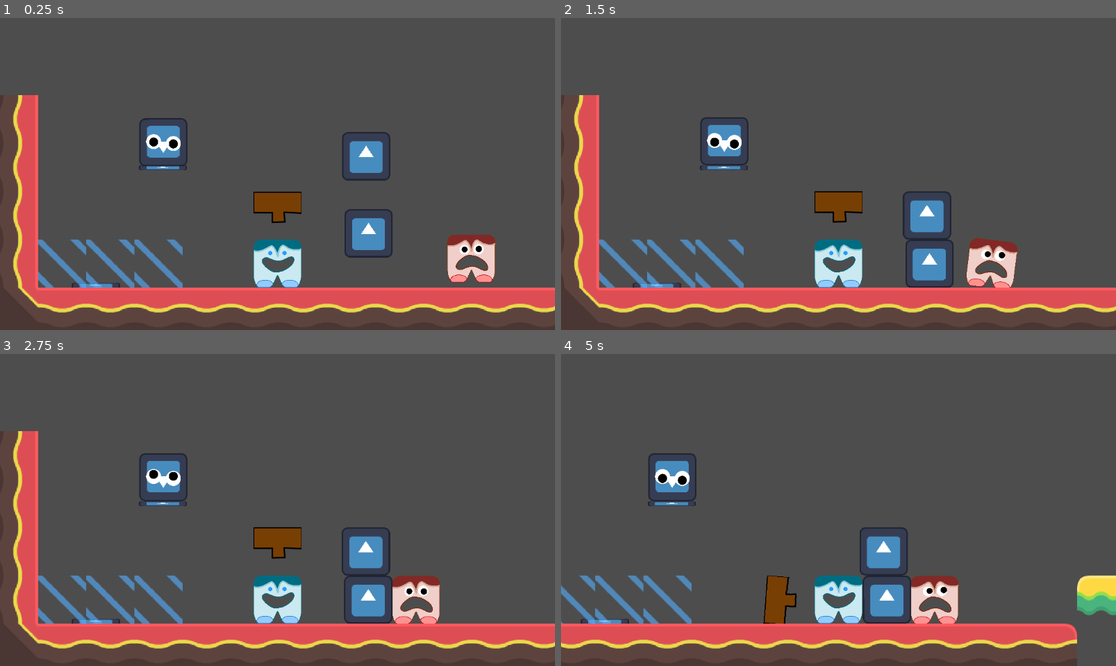
Above: before the commit, frames 1-4 (two rows, left to right).
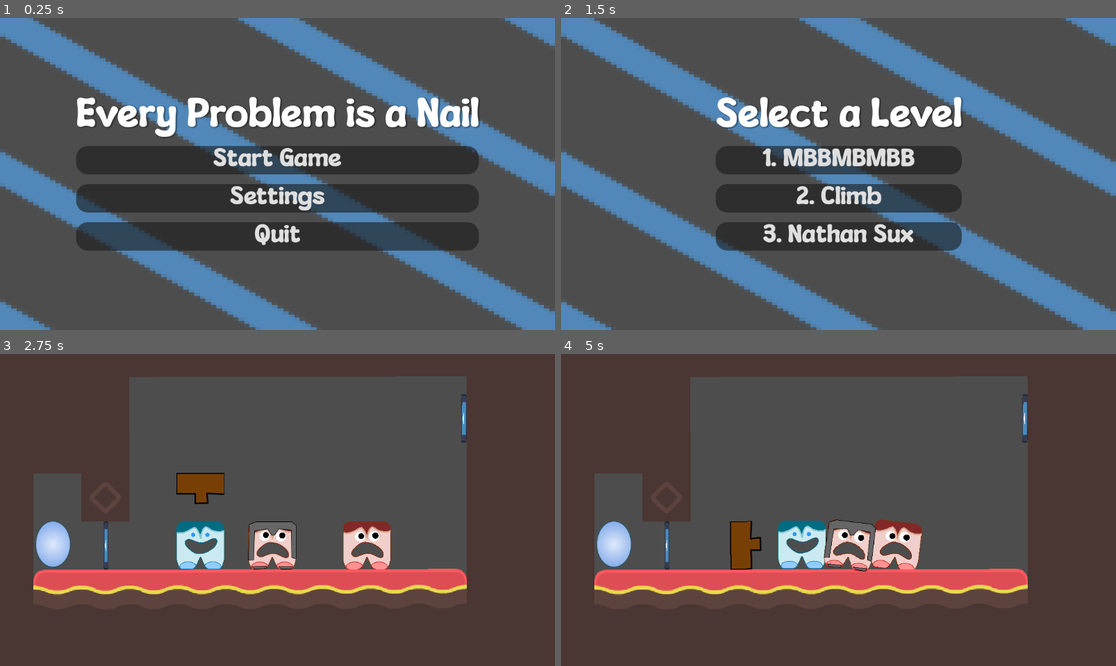
Above: after the commit, the same moments.

Repository: jkkivenko/james-gam-249
Game: Godot game, scene res://Scenes/Menu/main_menu.tscn
Same seed, same stepped clock (60 frames per second), same inputs: the game is played once before the commit and once after it. Before the commit the project starts from res://Scenes/game.tscn. The engine's default icon, where the game draws it, is replaced by a stand-in: a white triangle on a blue panel in a dark square.
Inputs (mouse positions are in pixels of both pictures, inside the frame that each line leads up to):
- Up to frame 1 (0.25 s): no input
- Up to frame 2 (1.5 s): click (838, 198) at 0.5 s, where only the run after the commit has a clickable "Settings"; click (838, 161) at 1.25 s, where only the run after the commit has a clickable "Start Game"
- Up to frame 3 (2.75 s): click (277, 497) at 2 s, where only the run after the commit has a clickable "1. MBBMBMBB"
- Up to frame 4 (5 s): move the mouse to (927, 600) at 2.77 s; hold D (Move Right) 2.78-3.53 s; right-click (927, 600) at 2.85 s; click (927, 600) at 2.92 s; move the mouse to (888, 600) at 3.52 s; hold A (Move Left) 3.53-4.28 s; tap Right (Swing Clockwise) at 3.6 s; click (888, 600) at 3.67 s; move the mouse to (993, 600) at 4.27 s; hold D (Move Right) from 4.28 s (still down); hold Left (Swing Counterclockwise) from 4.28 s (still down); click (993, 600) at 4.42 s

The runs differ from the first frame. In frame 1, 52% of the frame differs, in the area x 0-100%, y 0-100%; in frame 2, 45%; in frame 3, 54%; in frame 4, 55%.

Commit message:
Main menu 4 nathan

Diff:
--- /dev/null
+++ b/Scenes/Menu/level_select.tscn
@@ -0,0 +1,56 @@
+[gd_scene load_steps=4 format=3 uid="uid://b3v7e8ix3cthb"]
+
+[ext_resource type="Script" uid="uid://e7dibp6s1fgt" path="res://Scripts/level_select.gd" id="1_f8bg2"]
+[ext_resource type="Texture2D" uid="uid://df0djf6yvjfrq" path="res://art/player_exclusion.png" id="1_vmift"]
+[ext_resource type="Theme" uid="uid://ca4xa5ireatft" path="res://art/theem.tres" id="2_f8bg2"]
+
+[node name="LevelSelect" type="Control"]
+layout_mode = 3
+anchors_preset = 15
+anchor_right = 1.0
+anchor_bottom = 1.0
+grow_horizontal = 2
+grow_vertical = 2
+script = ExtResource("1_f8bg2")
+
+[node name="TextureRect" type="TextureRect" parent="."]
+layout_mode = 1
+anchors_preset = 15
+anchor_right = 1.0
+anchor_bottom = 1.0
+grow_horizontal = 2
+grow_vertical = 2
+texture = ExtResource("1_vmift")
+
+[node name="VBoxContainer" type="VBoxContainer" parent="."]
+layout_mode = 1
+anchors_preset = 8
+anchor_left = 0.5
+anchor_top = 0.5
+anchor_right = 0.5
+anchor_bottom = 0.5
+offset_left = -50.0
+offset_top = -15.5
+offset_right = 50.0
+offset_bottom = 15.5
+grow_horizontal = 2
+grow_vertical = 2
+theme = ExtResource("2_f8bg2")
+
+[node name="Label" type="Label" parent="VBoxContainer"]
+layout_mode = 2
+text = "Select a Level"
+
+[node name="1" type="Button" parent="VBoxContainer"]
+layout_mode = 2
+text = "1. MBBMBMBB"
+
+[node name="2" type="Button" parent="VBoxContainer"]
+layout_mode = 2
+text = "2. Climb"
+
+[node name="3" type="Button" parent="VBoxContainer"]
+layout_mode = 2
+text = "3. Nathan Sux"
+
+[connection signal="pressed" from="VBoxContainer/1" to="." method="_on_1_pressed"]
--- a/Scenes/Menu/main_menu.tscn
+++ b/Scenes/Menu/main_menu.tscn
@@ -1,16 +1,61 @@
-[gd_scene load_steps=3 format=3 uid="uid://c5ay2qkhk72sm"]
+[gd_scene load_steps=4 format=3 uid="uid://c5ay2qkhk72sm"]
 
 [ext_resource type="Script" uid="uid://28r3y6dj18o8" path="res://Scripts/main_menu.gd" id="1_bkwd7"]
-[ext_resource type="PackedScene" uid="uid://hufwf0pqnxy8" path="res://Scenes/Menu/level_button.tscn" id="2_tself"]
+[ext_resource type="Texture2D" uid="uid://df0djf6yvjfrq" path="res://art/player_exclusion.png" id="2_7jtkx"]
+[ext_resource type="Theme" uid="uid://ca4xa5ireatft" path="res://art/theem.tres" id="3_7jtkx"]
 
-[node name="MainMenu" type="Node2D"]
+[node name="MainMenu" type="Control"]
+layout_mode = 3
+anchors_preset = 15
+anchor_right = 1.0
+anchor_bottom = 1.0
+grow_horizontal = 2
+grow_vertical = 2
 script = ExtResource("1_bkwd7")
-level_button = ExtResource("2_tself")
 
-[node name="Camera2D" type="Camera2D" parent="."]
+[node name="TextureRect" type="TextureRect" parent="."]
+layout_mode = 1
+anchors_preset = 15
+anchor_right = 1.0
+anchor_bottom = 1.0
+grow_horizontal = 2
+grow_vertical = 2
+texture = ExtResource("2_7jtkx")
 
 [node name="VBoxContainer" type="VBoxContainer" parent="."]
-offset_left = -200.0
-offset_top = -100.0
-offset_right = 200.0
-offset_bottom = 200.0
+layout_mode = 1
+anchors_preset = 8
+anchor_left = 0.5
+anchor_top = 0.5
+anchor_right = 0.5
+anchor_bottom = 0.5
+offset_left = -50.0
+offset_top = -15.5
+offset_right = 50.0
+offset_bottom = 15.5
+grow_horizontal = 2
+grow_vertical = 2
+theme = ExtResource("3_7jtkx")
+
+[node name="Label" type="Label" parent="VBoxContainer"]
+layout_mode = 2
+text = "Every Problem is a Nail"
+
+[node name="StartButton" type="Button" parent="VBoxContainer"]
+layout_mode = 2
+text = "Start Game"
+
+[node name="Button2" type="Button" parent="VBoxContainer"]
+layout_mode = 2
+text = "Settings"
+
+[node name="Button3" type="Button" parent="VBoxContainer"]
+layout_mode = 2
+text = "Quit"
+
+[node name="Popup" type="Control" parent="."]
+anchors_preset = 0
+offset_right = 40.0
+offset_bottom = 40.0
+
+[connection signal="pressed" from="VBoxContainer/StartButton" to="." method="_on_start_button_pressed"]
--- a/Scenes/jamess.tscn
+++ b/Scenes/jamess.tscn
@@ -1,23 +1,15 @@
-[gd_scene load_steps=13 format=3 uid="uid://ekx6m0e8ufcf"]
+[gd_scene load_steps=9 format=3 uid="uid://ekx6m0e8ufcf"]
 
 [ext_resource type="Texture2D" uid="uid://vsh53w0kddj4" path="res://icon.svg" id="1_llrt7"]
 [ext_resource type="PackedScene" uid="uid://dl8yi5v1vwkq3" path="res://Scenes/player.tscn" id="2_f8181"]
 [ext_resource type="PackedScene" uid="uid://bwmfqse5rocjw" path="res://Scenes/physics_entity.tscn" id="4_fe7jn"]
 [ext_resource type="PackedScene" uid="uid://dafcgwkvmg08y" path="res://Scenes/block.tscn" id="5_lpgml"]
 [ext_resource type="PackedScene" uid="uid://bgt2k213q2327" path="res://Scenes/spike.tscn" id="5_nanmf"]
-[ext_resource type="Script" uid="uid://cu5yompuo8gcb" path="res://Scripts/enemy.gd" id="6_lukku"]
-[ext_resource type="Texture2D" uid="uid://di8a0j646lffh" path="res://art/enemy_1.png" id="7_pds1a"]
-[ext_resource type="PackedScene" uid="uid://bxdeq1ivh4mi3" path="res://Scenes/gügly_eyes.tscn" id="8_00r1a"]
+[ext_resource type="PackedScene" uid="uid://nqxkygju2j46" path="res://Scenes/enemy.tscn" id="7_jtmli"]
 [ext_resource type="PackedScene" uid="uid://dqnnoeh0dq28u" path="res://Scenes/spring.tscn" id="9_pds1a"]
 
 [sub_resource type="RectangleShape2D" id="RectangleShape2D_e2o6t"]
 size = Vector2(4010, 191)
-
-[sub_resource type="PhysicsMaterial" id="PhysicsMaterial_eucmr"]
-
-[sub_resource type="CapsuleShape2D" id="CapsuleShape2D_tg74h"]
-radius = 49.0
-height = 98.0
 
 [node name="Game" type="Node2D"]
 
@@ -38,47 +30,20 @@
 [node name="Camera2D" type="Camera2D" parent="."]
 position = Vector2(577, 364)
 
-[node name="PhysicsEntity2" parent="." instance=ExtResource("4_fe7jn")]
-position = Vector2(860, 418)
-component_scene = ExtResource("5_lpgml")
-
 [node name="PhysicsEntity4" parent="." instance=ExtResource("4_fe7jn")]
-position = Vector2(1014, 312)
-component_scene = ExtResource("5_lpgml")
-
-[node name="PhysicsEntity15" parent="." instance=ExtResource("4_fe7jn")]
-position = Vector2(871, 267)
+position = Vector2(1026, 444)
 component_scene = ExtResource("5_lpgml")
 
 [node name="PhysicsEntity" parent="." instance=ExtResource("4_fe7jn")]
-position = Vector2(76, 271)
+position = Vector2(832, 438)
 component_scene = ExtResource("5_nanmf")
 
-[node name="Enemy" type="RigidBody2D" parent="."]
-position = Vector2(134, 467)
-collision_layer = 4
-collision_mask = 7
-physics_material_override = SubResource("PhysicsMaterial_eucmr")
-lock_rotation = true
-script = ExtResource("6_lukku")
-movement_force_magnitude = 1500.0
-component_scene = ExtResource("5_lpgml")
+[node name="PhysicsEntity3" parent="." instance=ExtResource("4_fe7jn")]
+position = Vector2(733, 307)
+component_scene = ExtResource("9_pds1a")
 
-[node name="CollisionShape2D" type="CollisionShape2D" parent="Enemy"]
-shape = SubResource("CapsuleShape2D_tg74h")
-
-[node name="Sprite2D" type="Sprite2D" parent="Enemy"]
-scale = Vector2(0.237, 0.237)
-texture = ExtResource("7_pds1a")
-
-[node name="GüglyEyes" parent="Enemy/Sprite2D" instance=ExtResource("8_00r1a")]
-position = Vector2(63.38, -81.18)
-scale = Vector2(0.917, 0.917)
-
-[node name="GüglyEyes2" parent="Enemy/Sprite2D" instance=ExtResource("8_00r1a")]
-position = Vector2(-60.59, -76.705)
-scale = Vector2(0.857, 0.857)
-
-[node name="PhysicsEntity3" parent="." instance=ExtResource("4_fe7jn")]
-position = Vector2(331, 446)
-component_scene = ExtResource("9_pds1a")
+[node name="Enemy" parent="." instance=ExtResource("7_jtmli")]
+position = Vector2(190, 432)
+mass = 0.9
+movement_force_magnitude = 1350.0
+required_impulse_to_kill = 1e+06
--- /dev/null
+++ b/Scripts/level_select.gd
@@ -0,0 +1,4 @@
+extends Control
+
+func _on_1_pressed():
+	get_tree().change_scene_to_packed(preload("res://Scenes/Levels/level1.tscn"))
--- a/Scripts/main_menu.gd
+++ b/Scripts/main_menu.gd
@@ -1,10 +1,4 @@
-extends Node2D
+extends Control
 
-@export var levels = ["Level 1: Bing your bong", "Level 2: Vaulting"]
-@export var level_button: PackedScene
-
-func _ready() -> void:
-	for i in levels:
-		var button = level_button.instantiate()
-		button.text = i
-		$VBoxContainer.add_child(button)
+func _on_start_button_pressed():
+	get_tree().change_scene_to_packed(preload("res://Scenes/Menu/level_select.tscn"))
--- /dev/null
+++ b/art/theem.tres
@@ -0,0 +1,112 @@
+[gd_resource type="Theme" load_steps=8 format=3 uid="uid://ca4xa5ireatft"]
+
+[ext_resource type="FontFile" uid="uid://c362y6koo8rro" path="res://art/MouldyCheeseRegular-WyMWG.ttf" id="1_q8rwx"]
+
+[sub_resource type="StyleBoxFlat" id="StyleBoxFlat_4fnth"]
+content_margin_left = 4.0
+content_margin_top = 4.0
+content_margin_right = 4.0
+content_margin_bottom = 4.0
+bg_color = Color(0.1, 0.1, 0.1, 0.3)
+corner_radius_top_left = 3
+corner_radius_top_right = 3
+corner_radius_bottom_right = 3
+corner_radius_bottom_left = 3
+corner_detail = 5
+
+[sub_resource type="StyleBoxFlat" id="StyleBoxFlat_g2e6d"]
+content_margin_left = 4.0
+content_margin_top = 4.0
+content_margin_right = 4.0
+content_margin_bottom = 4.0
+bg_color = Color(1, 1, 1, 0.75)
+draw_center = false
+border_width_left = 2
+border_width_top = 2
+border_width_right = 2
+border_width_bottom = 2
+corner_radius_top_left = 3
+corner_radius_top_right = 3
+corner_radius_bottom_right = 3
+corner_radius_bottom_left = 3
+corner_detail = 5
+expand_margin_left = 2.0
+expand_margin_top = 2.0
+expand_margin_right = 2.0
+expand_margin_bottom = 2.0
+
+[sub_resource type="StyleBoxFlat" id="StyleBoxFlat_ftnvs"]
+content_margin_left = 4.0
+content_margin_top = 4.0
+content_margin_right = 4.0
+content_margin_bottom = 4.0
+bg_color = Color(0.225, 0.225, 0.225, 0.6)
+corner_radius_top_left = 3
+corner_radius_top_right = 3
+corner_radius_bottom_right = 3
+corner_radius_bottom_left = 3
+corner_detail = 5
+
+[sub_resource type="StyleBoxFlat" id="StyleBoxFlat_u1um6"]
+content_margin_left = 4.0
+content_margin_top = 4.0
+content_margin_right = 4.0
+content_margin_bottom = 4.0
+bg_color = Color(0.1, 0.1, 0.1, 0.6)
+corner_radius_top_left = 24
+corner_radius_top_right = 24
+corner_radius_bottom_right = 24
+corner_radius_bottom_left = 24
+corner_detail = 5
+
+[sub_resource type="StyleBoxFlat" id="StyleBoxFlat_4qjas"]
+content_margin_left = 4.0
+content_margin_top = 4.0
+content_margin_right = 4.0
+content_margin_bottom = 4.0
+bg_color = Color(0, 0, 0, 0.6)
+corner_radius_top_left = 3
+corner_radius_top_right = 3
+corner_radius_bottom_right = 3
+corner_radius_bottom_left = 3
+corner_detail = 5
+
+[sub_resource type="StyleBoxEmpty" id="StyleBoxEmpty_uhy2g"]
+
+[resource]
+Button/colors/font_color = Color(0.875, 0.875, 0.875, 1)
+Button/colors/font_disabled_color = Color(0.875, 0.875, 0.875, 0.5)
+Button/colors/font_focus_color = Color(0.95, 0.95, 0.95, 1)
+Button/colors/font_hover_color = Color(0.95, 0.95, 0.95, 1)
+Button/colors/font_hover_pressed_color = Color(1, 1, 1, 1)
+Button/colors/font_outline_color = Color(0, 0, 0, 1)
+Button/colors/font_pressed_color = Color(1, 1, 1, 1)
+Button/colors/icon_disabled_color = Color(1, 1, 1, 0.4)
+Button/colors/icon_focus_color = Color(1, 1, 1, 1)
+Button/colors/icon_hover_color = Color(1, 1, 1, 1)
+Button/colors/icon_hover_pressed_color = Color(1, 1, 1, 1)
+Button/colors/icon_normal_color = Color(1, 1, 1, 1)
+Button/colors/icon_pressed_color = Color(1, 1, 1, 1)
+Button/constants/align_to_largest_stylebox = 0
+Button/constants/h_separation = 4
+Button/constants/icon_max_width = 0
+Button/constants/outline_size = 0
+Button/font_sizes/font_size = 50
+Button/fonts/font = ExtResource("1_q8rwx")
+Button/styles/disabled = SubResource("StyleBoxFlat_4fnth")
+Button/styles/focus = SubResource("StyleBoxFlat_g2e6d")
+Button/styles/hover = SubResource("StyleBoxFlat_ftnvs")
+Button/styles/normal = SubResource("StyleBoxFlat_u1um6")
+Button/styles/pressed = SubResource("StyleBoxFlat_4qjas")
+Label/colors/font_color = Color(1, 1, 1, 1)
+Label/colors/font_outline_color = Color(0, 0, 0, 1)
+Label/colors/font_shadow_color = Color(0, 0, 0, 0.215686)
+Label/constants/line_spacing = 3
+Label/constants/outline_size = 0
+Label/constants/shadow_offset_x = 2
+Label/constants/shadow_offset_y = 1
+Label/constants/shadow_outline_size = 8
+Label/font_sizes/font_size = 80
+Label/fonts/font = ExtResource("1_q8rwx")
+Label/styles/normal = SubResource("StyleBoxEmpty_uhy2g")
+VBoxContainer/constants/separation = 20
--- a/project.godot
+++ b/project.godot
@@ -11,7 +11,7 @@
 [application]
 
 config/name="James Gam 249"
-run/main_scene="uid://dh21wubx1odjb"
+run/main_scene="uid://c5ay2qkhk72sm"
 config/features=PackedStringArray("4.4", "Forward Plus")
 config/icon="res://icon.svg"
 
Not shown, added: Scripts/level_select.gd.uid
Binary file added: art/MouldyCheeseRegular-WyMWG.ttf
Not shown, added: art/MouldyCheeseRegular-WyMWG.ttf.import
